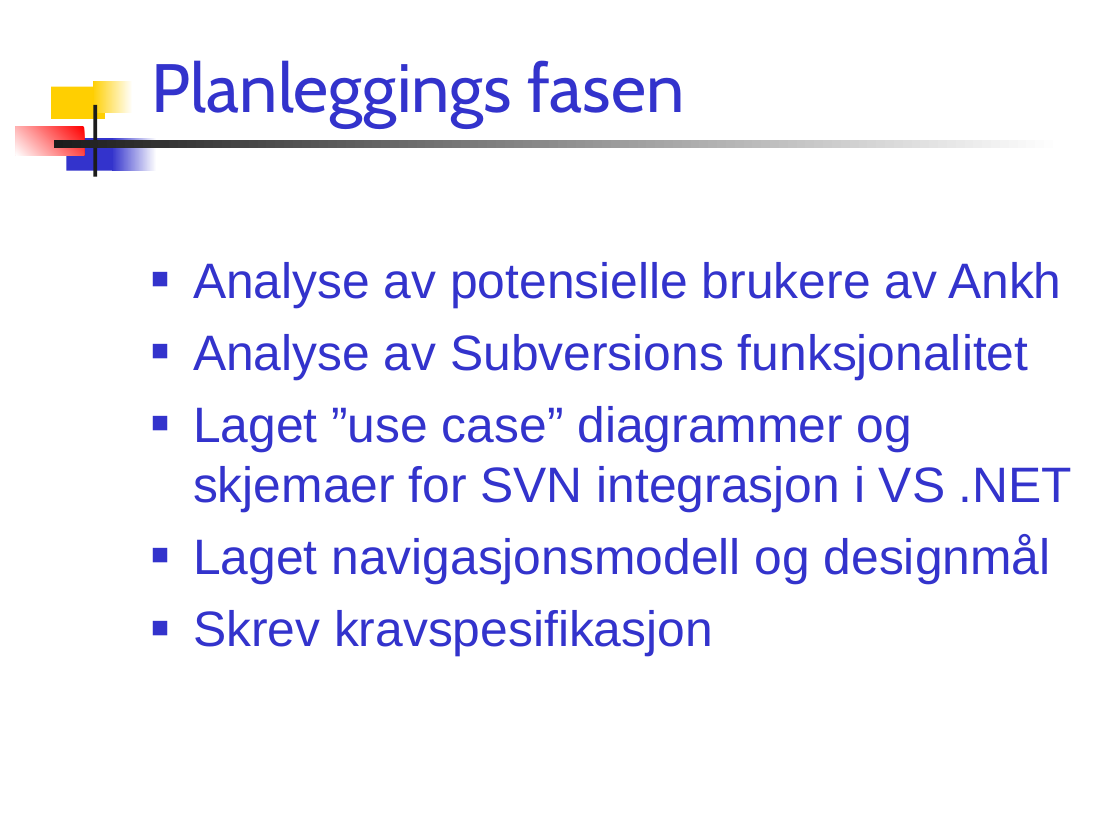
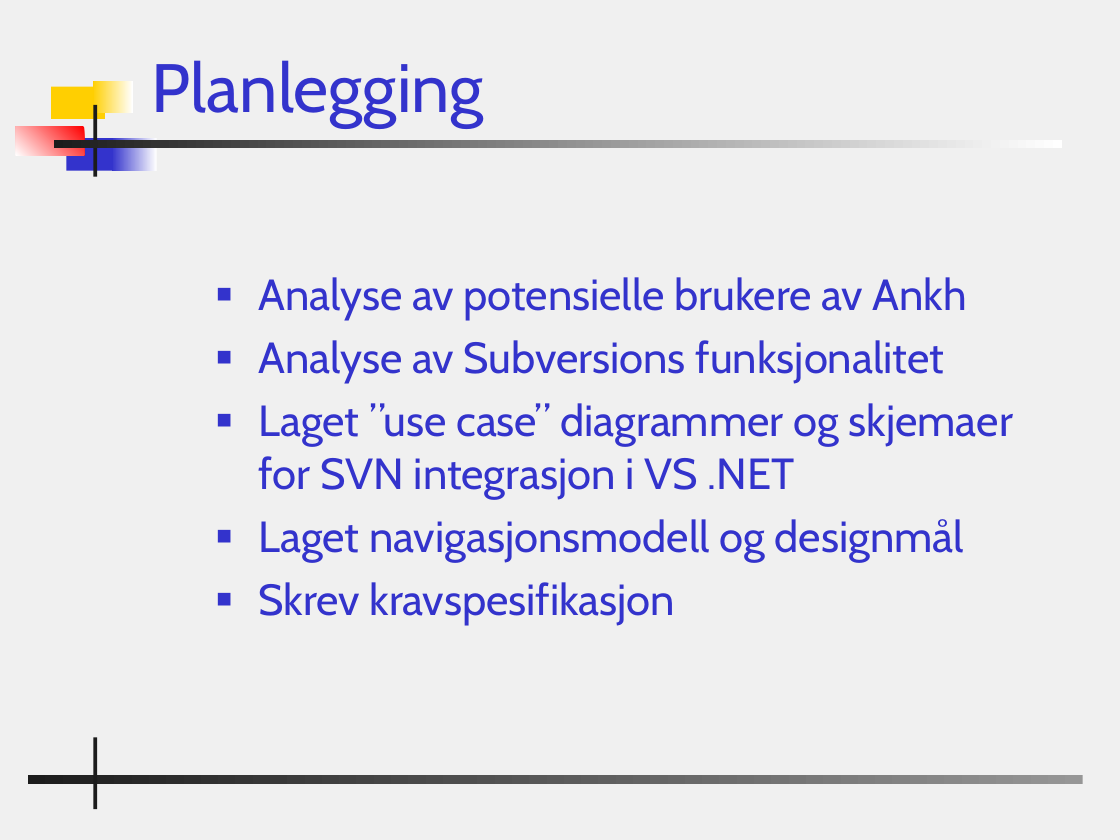
Before and after one commit to PhilJollans/AnkhSVN2019, a slide deck: slide 17 of doc/powerpoint/Subversion_addin_for_VS.NET.ppt. Drawn at 1120x840 pixels with LibreOffice and Linux fonts; fonts in the diff are those of the drawing; background and template pictures are left out. Boxes give left, top, right and bottom in pixels: in the first picture for what was removed or moved away, otherwise in the second. Text is boxed around its words. In the diff, an @@ line names an element or a change of style, - is before the commit and + after.

Commit message:
Changed bg and some text.

```diff
--- a/doc/powerpoint/Subversion_addin_for_VS.NET.ppt
+++ b/doc/powerpoint/Subversion_addin_for_VS.NET.ppt
@@ background #FFFFFF to #F0F0F0 @@
@@ title at [152, 60, 484, 127]: text changed @@
-Planleggings fasen
+Planlegging
@@ text "Analyse av potensielle brukere av ...": place and size @@
-text "Analyse av potensielle brukere av ..." at [193, 262, 1072, 657]
+text "Analyse av potensielle brukere av ..." at [258, 277, 1013, 626]
@@ text "Analyse av potensielle brukere av ..." at [258, 277, 1013, 626]: size 32 to 28 pt, font Arial to Cabin; less space between paragraphs @@
@@ rectangle added at [93, 737, 96, 809], fill #1C1C1C @@
@@ rectangle added at [28, 775, 1083, 784], fill gradient #969696 to #1C1C1C @@
```
Also in this commit, not shown: 21 other slides changed, 2 slides added, 1 slide removed.
